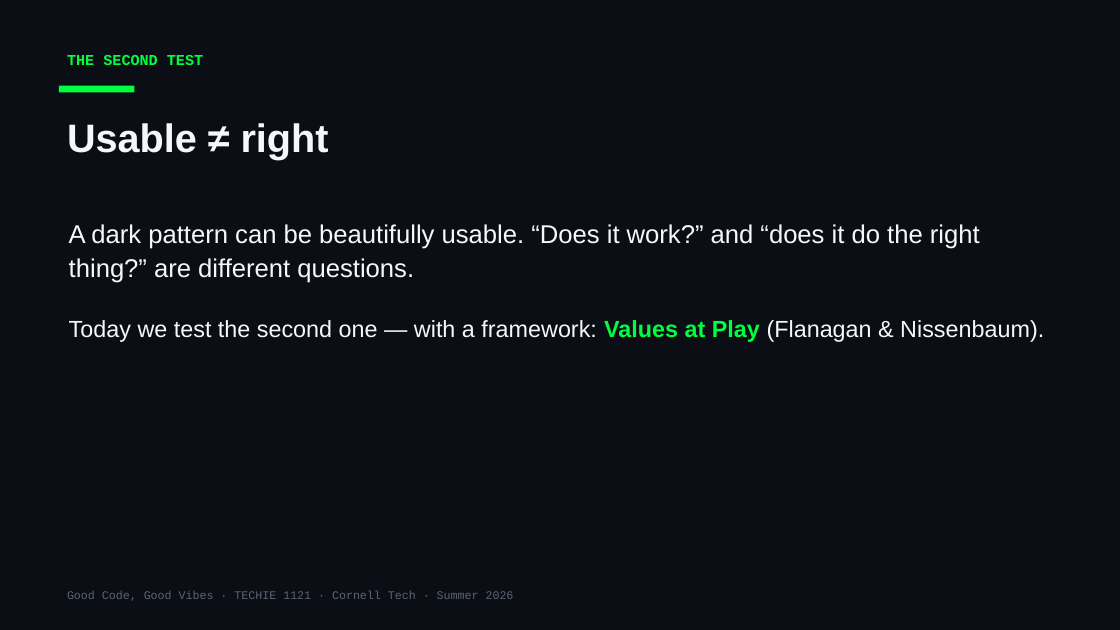
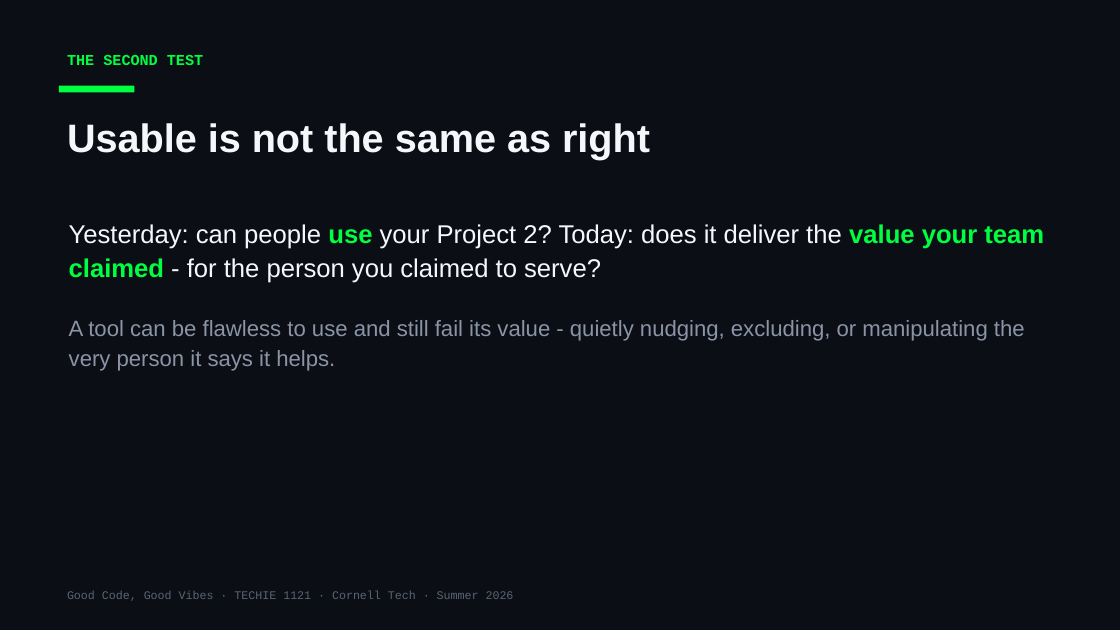
Before and after one commit to Cornell-Tech-Vibe-Coding-Summer-2026/website, a slide deck: slide 2 of slides/Week3-Tue-User-Testing-II.pptx. Drawn at 1120x630 pixels with LibreOffice and Linux fonts; fonts in the diff are those of the drawing. Boxes give left, top, right and bottom in pixels: in the first picture for what was removed or moved away, otherwise in the second. Text is boxed around its words. In the diff, an @@ line names an element or a change of style, - is before the commit and + after.

```diff
--- a/slides/Week3-Tue-User-Testing-II.pptx
+++ b/slides/Week3-Tue-User-Testing-II.pptx
@@ text at (67, 123, 650, 160): text changed @@
-Usable ≠ right
+Usable is not the same as right
@@ text at (69, 224, 1044, 371): text changed; size 22 to 19 pt; text colour #F5F7FA to #8A94A6 @@
-A dark pattern can be beautifully usable. “Does it work?” and “does it do the right thing?” are different questions.
-Today we test the second one — with a framework: Values at Play (Flanagan & Nissenbaum).
+Yesterday: can people use your Project 2? Today: does it deliver the value your team claimed - for the person you claimed to serve?
+A tool can be flawless to use and still fail its value - quietly nudging, excluding, or manipulating the very person it says it helps.
```
Also in this commit, not shown: 5 other slides changed, 8 slides added, 10 slides removed, 4 other files.
